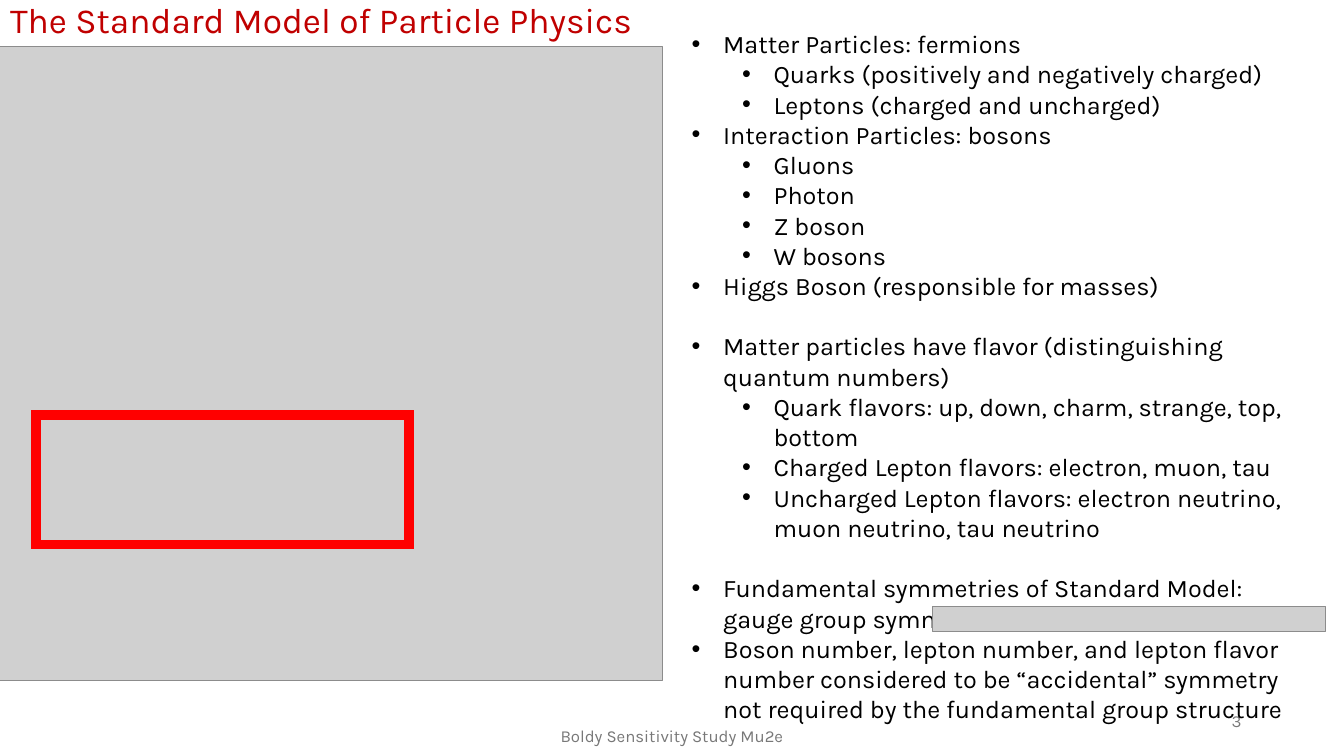
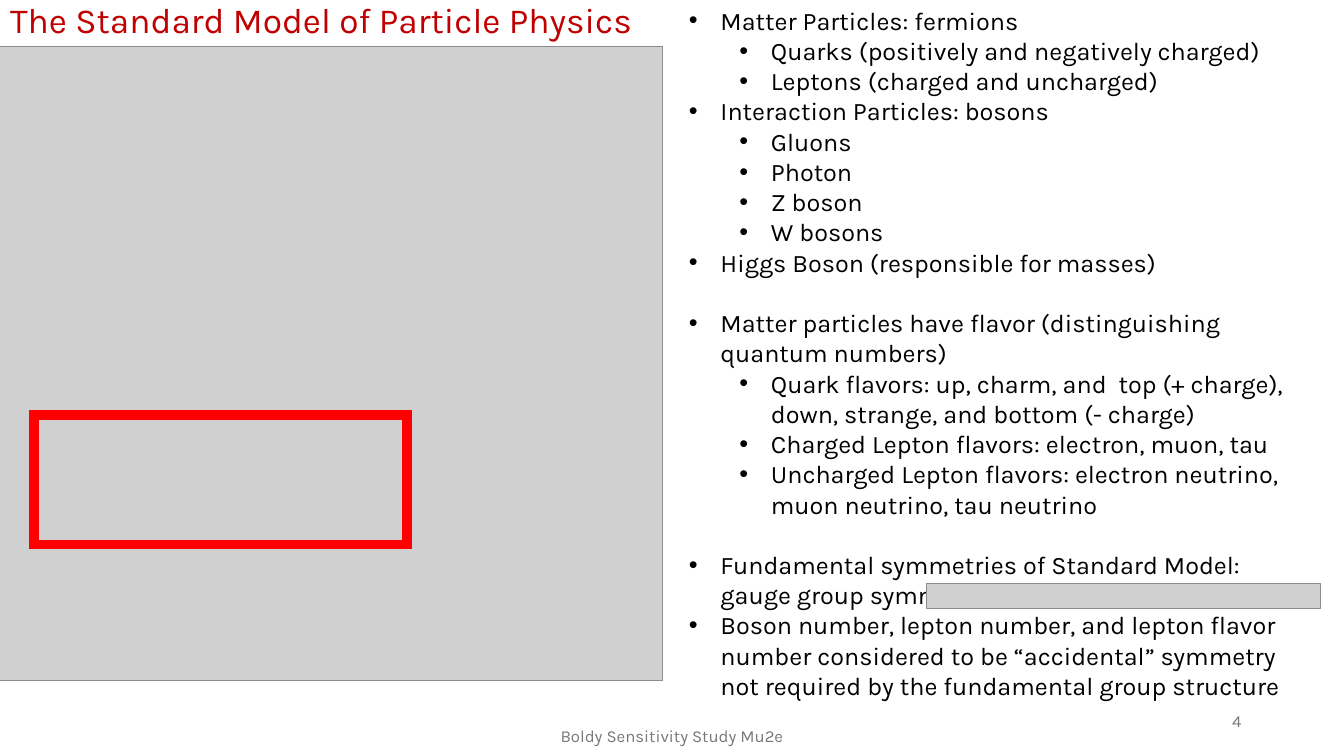
Before and after one commit to andrewboldy/DissertationAndProposalWriting, a slide deck: slide 4 of ProposalWriting/Presentation/BoldyProposalDefense [Autosaved].pptx (slide 3 before the commit). Drawn at 1344x756 pixels with LibreOffice and Linux fonts; fonts in the diff are those of the drawing; grey boxes stand for pictures. Boxes give left, top, right and bottom in pixels: in the first picture for what was removed or moved away, otherwise in the second. Text is boxed around its words. In the diff, an @@ line names an element or a change of style, - is before the commit and + after.

```diff
--- a/ProposalWriting/Presentation/BoldyProposalDefense [Autosaved].pptx
+++ b/ProposalWriting/Presentation/BoldyProposalDefense [Autosaved].pptx
@@ text "Matter Particles: fermions": place and size @@
-text "Matter Particles: fermions" at (723, 35, 1282, 725)
+text "Matter Particles: fermions" at (720, 12, 1283, 701)
@@ text at (771, 375, 1283, 429): text changed @@
-  • Quark flavors: up, down, charm, strange, top, bottom
+  • Quark flavors: up, charm, and top (+ charge), down, strange, and bottom (- charge)
@@ picture: place and size @@
-picture at (933, 606, 1326, 631)
+picture at (927, 584, 1320, 609)
@@ page number at (1232, 716, 1241, 727): text changed @@
-3
+4
```
Also in this commit, not shown: 16 other slides changed, 19 slides added, 4 slides removed, 1 other file.
